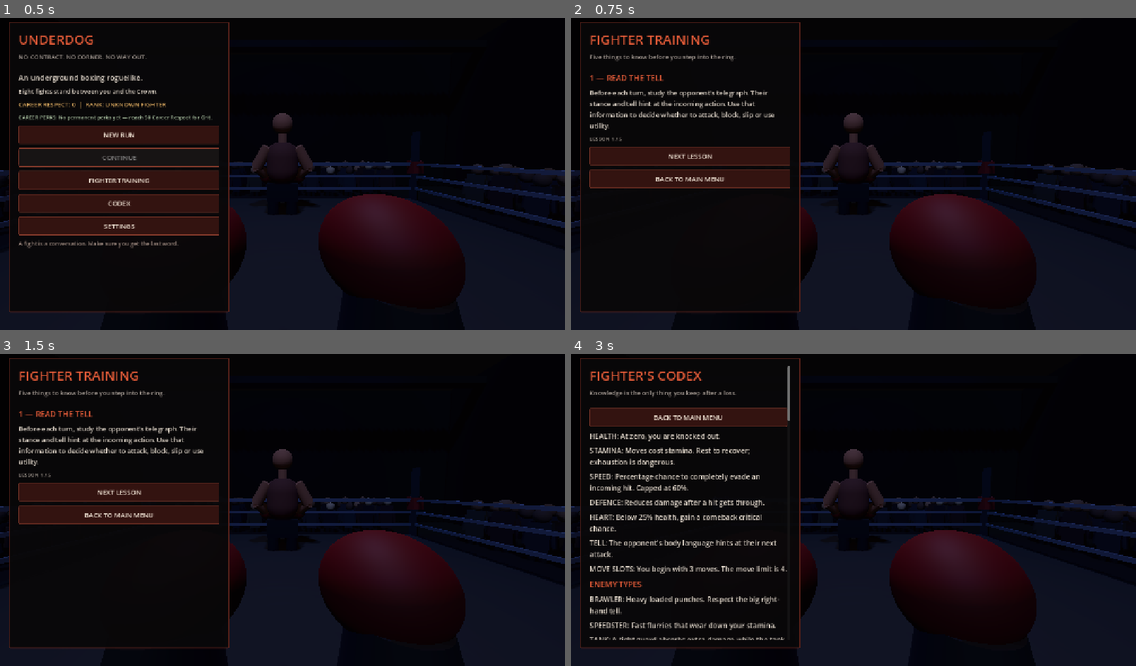
Above: before the commit, frames 1-4 (two rows, left to right).
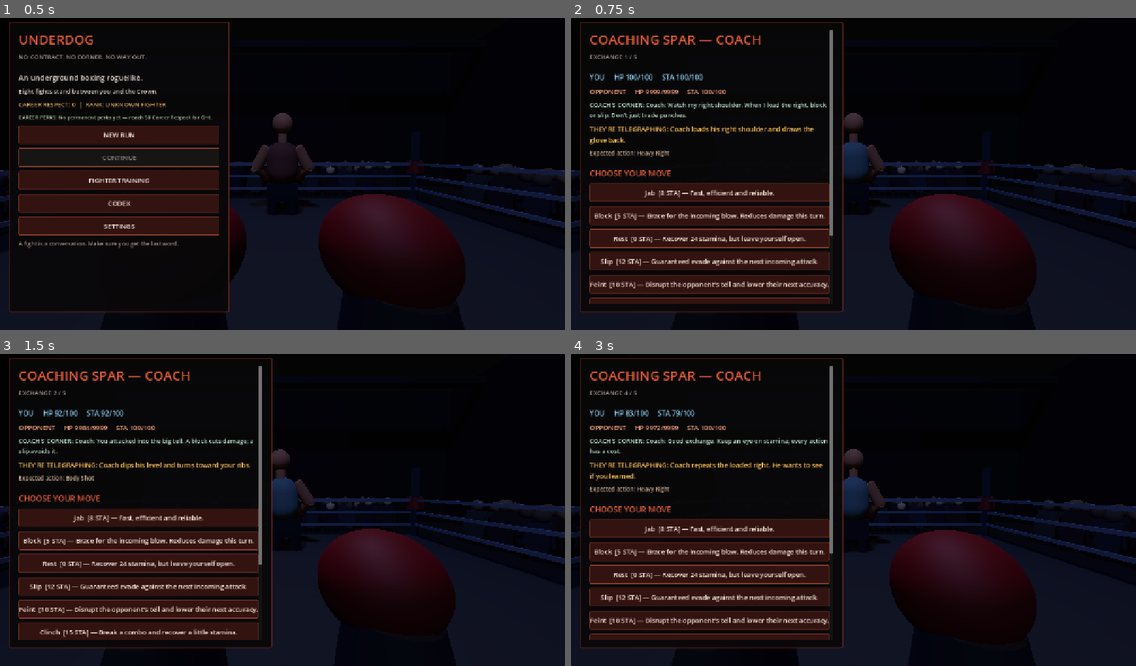
Above: after the commit, the same moments.

Repository: sedhehe/TheLastRound
Game: Godot game, scene res://scenes/main.tscn
The game is run twice, just before and just after one commit, with the same random seed, the same clock (stepped at 60 frames per second) and the same inputs.
Inputs (mouse positions are in pixels of both pictures, inside the frame that each line leads up to):
- Up to frame 1 (0.5 s): no input
- Up to frame 2 (0.75 s): click "FIGHTER TRAINING" at 0.5 s
- Up to frame 3 (1.5 s): click (141, 528) at 1.25 s, where only the run after the commit has a clickable "Jab [8 STA] — Fast, efficient…"
- Up to frame 4 (3 s): click (712, 516) at 2 s, where only the run after the commit has a clickable "Jab [8 STA] — Fast, efficient…"; click (712, 541) at 2.75 s, where only the run after the commit has a clickable "Block [5 STA] — Brace for the…"

Frame 1 is identical in both runs. In frame 2, 22% of the frame differs, in the area x 3-53%, y 1-95%; in frame 3, 22%; in frame 4, 22%, in the area x 3-56%, y 1-95%.

Commit message:
Replace text tutorial with playable coach sparring session

Diff:
--- a/scripts/main.gd
+++ b/scripts/main.gd
@@ -56,6 +56,10 @@
 var run_seed := 0
 var menu_notice := ""
 var tutorial_step := 0
+var training_active := false
+var training_turn := 0
+var training_feedback := ""
+const TRAINING_EXCHANGES := 5
 
 var log_lines: Array[String] = []
 
@@ -408,6 +412,7 @@
 # ---------------------------------------------------------
 
 func _show_main_menu() -> void:
+	training_active = false
 	game_state = "menu"
 	_disable_realtime_combat()
 
@@ -438,6 +443,7 @@
 
 
 func _new_run() -> void:
+	training_active = false
 	run_ended = false
 	run_seed = int(Time.get_unix_time_from_system())
 	rng.seed = run_seed
@@ -699,10 +705,9 @@
 # ---------------------------------------------------------
 
 func _show_combat() -> void:
-	_heading(
-		"FIGHT %d — %s" % [fight_index + 1, str(enemy.get("name", "OPPONENT"))],
-		"ROUND %d  |  TURN %d / 6" % [round_no, turn_no]
-	)
+	var combat_title := "COACHING SPAR — COACH" if training_active else "FIGHT %d — %s" % [fight_index + 1, str(enemy.get("name", "OPPONENT"))]
+	var combat_subtitle := "EXCHANGE %d / %d" % [training_turn + 1, TRAINING_EXCHANGES] if training_active else "ROUND %d  |  TURN %d / 6" % [round_no, turn_no]
+	_heading(combat_title, combat_subtitle)
 
 	_label(
 		"YOU     HP %d/%d     STA %d/%d" % [
@@ -714,7 +719,8 @@
 		16,
 		Color(0.55, 0.82, 0.95)
 	)
-	_show_salts_status()
+	if not training_active:
+		_show_salts_status()
 	_label(
 		"OPPONENT     HP %d/%d     STA %d/%d" % [
 			int(enemy.get("health", 0)),
@@ -726,7 +732,10 @@
 		Color(0.95, 0.62, 0.48)
 	)
 
-	_show_item_summary(true)
+	if not training_active:
+		_show_item_summary(true)
+	else:
+		_label("COACH'S CORNER: " + training_feedback, 14, Color(0.72, 0.86, 0.78))
 
 	var tell := str(enemy_next_action.get("tell", enemy.get("tell", "Studies your guard.")))
 	var action_name := str(enemy_next_action.get("name", "Unknown attack"))
@@ -778,7 +787,10 @@
 	for i in range(first_log, log_lines.size()):
 		_label("• " + log_lines[i], 12, Color(0.72, 0.68, 0.64))
 
-	_button("FORFEIT RUN", _forfeit_run)
+	if training_active:
+		_button("END TRAINING", _finish_training)
+	else:
+		_button("FORFEIT RUN", _forfeit_run)
 
 
 
@@ -803,6 +815,8 @@
 		return
 
 	player_last_move_id = id
+	if training_active:
+		training_feedback = _training_feedback_for_move(id)
 	var move := _get_move(id)
 	if move.is_empty():
 		return
@@ -904,6 +918,15 @@
 	# or the opponent is too exhausted to attack.
 	player_blocking = false
 	player_slipping = false
+
+	if training_active and game_state == "combat":
+		training_turn += 1
+		if training_turn >= TRAINING_EXCHANGES:
+			_finish_training()
+			return
+		_prepare_enemy_telegraph()
+		_show_combat()
+		return
 
 	if game_state == "combat":
 		_check_round()
@@ -980,6 +1003,17 @@
 
 
 func _prepare_enemy_telegraph() -> void:
+	if training_active:
+		var drills: Array[Dictionary] = [
+			{"name": "Heavy Right", "tell": "Coach loads his right shoulder and draws the glove back.", "damage": 1.0, "accuracy": 100.0, "cost": 0.0},
+			{"name": "Body Shot", "tell": "Coach dips his level and turns toward your ribs.", "damage": 0.85, "accuracy": 100.0, "cost": 0.0},
+			{"name": "Quick Jab", "tell": "Coach steps in with a short, quick jab.", "damage": 0.65, "accuracy": 100.0, "cost": 0.0},
+			{"name": "Heavy Right", "tell": "Coach repeats the loaded right. He wants to see if you learned.", "damage": 1.0, "accuracy": 100.0, "cost": 0.0},
+			{"name": "Reset", "tell": "Coach lowers his gloves and gives you room to breathe.", "damage": 0.0, "accuracy": 100.0, "cost": 0.0}
+		]
+		enemy_next_action = drills[mini(training_turn, drills.size() - 1)].duplicate(true)
+		return
+
 	var trick := str(enemy.get("trick", "")).to_lower()
 	var archetype := str(enemy.get("archetype", "")).to_lower()
 	var options: Array[Dictionary] = []
@@ -1917,54 +1951,105 @@
 # ---------------------------------------------------------
 
 func _show_tutorial() -> void:
+	_start_training()
+
+
+func _start_training() -> void:
 	_disable_realtime_combat()
-	game_state = "tutorial"
-
-	var lessons := [
-		{
-			"title": "1 — READ THE TELL",
-			"body": "Before each turn, study the opponent's telegraph. Their stance and tell hint at the incoming action. Use that information to decide whether to attack, block, slip or use utility."
-		},
-		{
-			"title": "2 — MANAGE YOUR GAS",
-			"body": "Every move has a stamina cost. If you run out, your options shrink and the opponent can take control. Rest restores 24 stamina. The corner break between rounds restores 14."
-		},
-		{
-			"title": "3 — CHOOSE YOUR RESPONSE",
-			"body": "Attacks deal damage but can be risky. Block reduces incoming damage. Slip avoids the response and can trigger Second Wind. Feints disrupt the opponent; clinches drain their stamina."
-		},
-		{
-			"title": "4 — SURVIVE THE BOUT",
-			"body": "Each fight lasts up to three rounds of six turns. Knock the opponent out or win the judges' decision by finishing with more health. At 25% health, Heart gives you a comeback critical chance."
-		},
-		{
-			"title": "5 — BUILD YOUR RUN",
-			"body": "After a win, choose exactly one reward: a new move, an owned-move damage upgrade, an item or a stat upgrade. Ice heals between fights. Smelling Salts are a rare item reward that automatically revives you once when owned."
-		}
-	]
-
-	_heading("FIGHTER TRAINING", "Five things to know before you step into the ring.")
-	_label(lessons[tutorial_step].title, 18, Color(0.9, 0.36, 0.22))
-	_label(lessons[tutorial_step].body, 15)
-	_label("LESSON %d / %d" % [tutorial_step + 1, lessons.size()], 12, Color(0.68, 0.64, 0.60))
-
-	if tutorial_step > 0:
-		_button("PREVIOUS", _tutorial_previous)
-	if tutorial_step < lessons.size() - 1:
-		_button("NEXT LESSON", _tutorial_next)
-	else:
-		_button("START A NEW RUN", _new_run)
+	training_active = true
+	training_turn = 0
+	training_feedback = "Coach: Watch my right shoulder. When I load the right, block or slip. Don't just trade punches."
+	game_state = "combat"
+	run_ended = false
+	fight_index = 0
+	round_no = 1
+	turn_no = 1
+	owned_moves = ["jab", "block", "rest", "slip", "feint", "clinch", "counter", "body_shot"]
+	inventory.clear()
+	passive = {"damage": 0.0, "health": 0.0, "stamina": 0.0, "defence": 0.0, "speed": 0.0, "slots": 0, "wind": 0}
+	player = {
+		"health": 100.0,
+		"max_health": 100.0,
+		"stamina": 100.0,
+		"max_stamina": 100.0,
+		"damage": 10.0,
+		"speed": 0.0,
+		"defence": 5.0,
+		"heart": false,
+		"knockdowns": 0
+	}
+	enemy = {
+		"name": "COACH",
+		"archetype": "Training Partner",
+		"health": 9999.0,
+		"max_health": 9999.0,
+		"stamina": 100.0,
+		"max_stamina": 100.0,
+		"damage": 7.0,
+		"speed": 0.0,
+		"defence": 0.0,
+		"tell": "Studies your guard.",
+		"trick": "training",
+		"accuracy": 100.0
+	}
+	player_blocking = false
+	player_slipping = false
+	enemy_blinded = 0
+	enemy_drained = 0
+	loaded_bonus = 0
+	loaded_tape_risk = false
+	energy_penalty_pending = false
+	revive_used = false
+	bribe_ready = false
+	heart_active = false
+	next_fight_speed_bonus = 0.0
+	player_last_move_id = ""
+	log_lines.clear()
+	if is_instance_valid(opponent_mat):
+		opponent_mat.albedo_color = Color(0.28, 0.38, 0.40)
+	_prepare_enemy_telegraph()
+	_show_combat()
+
+
+func _training_feedback_for_move(id: String) -> String:
+	var incoming := str(enemy_next_action.get("name", ""))
+	if incoming == "Heavy Right":
+		if id in ["block", "slip"]:
+			return "Coach: Good. You respected the loaded right and defended instead of trading."
+		return "Coach: You attacked into the big tell. A block cuts damage; a slip avoids it."
+	if incoming == "Body Shot":
+		if id in ["block", "slip", "clinch"]:
+			return "Coach: Nice. You shut down the body attack. A clinch can break pressure and recover gas."
+		return "Coach: Watch the level change. Body shots punish an open guard."
+	if incoming == "Quick Jab":
+		if id == "rest":
+			return "Coach: Rest gets stamina back, but you leave yourself open. Pick the moment."
+		return "Coach: Good exchange. Keep an eye on stamina; every action has a cost."
+	if incoming == "Reset":
+		return "Coach: That's your breathing window. Rest now if your gas tank needs it."
+	if id == "counter":
+		return "Coach: Counters need a read. Match the tell before you spend the stamina."
+	return "Coach: Keep reading my shoulders. Don't spend stamina just because you can."
+
+
+func _finish_training() -> void:
+	if not training_active:
+		return
+	training_active = false
+	_disable_realtime_combat()
+	game_state = "training_complete"
+	_heading("SPAR COMPLETE", "That's the rhythm. Read first, then choose.")
+	_label("You completed a five-exchange coaching spar.", 17)
+	_label("WHAT TO TAKE INTO THE CIRCUIT", 18, Color(0.9, 0.36, 0.22))
+	_label("• Read the telegraph before selecting a move.")
+	_label("• Block reduces damage; Slip guarantees an evade against the next attack.")
+	_label("• Rest restores 24 stamina, but leaves you open to the coach's response.")
+	_label("• Clinch disrupts pressure, drains opponent stamina and gives you a little gas back.")
+	_label("• Spend stamina with a plan. A powerful move is useless when you're exhausted.")
+	_label("This was a practice bout. No run progress, Respect, items or save data were changed.", 13, Color(0.72, 0.82, 0.68))
+	_button("SPAR AGAIN", _start_training)
+	_button("START A NEW RUN", _new_run)
 	_button("BACK TO MAIN MENU", _show_main_menu)
-
-
-func _tutorial_next() -> void:
-	tutorial_step = mini(4, tutorial_step + 1)
-	_show_tutorial()
-
-
-func _tutorial_previous() -> void:
-	tutorial_step = maxi(0, tutorial_step - 1)
-	_show_tutorial()
 
 
 func _show_codex() -> void:
